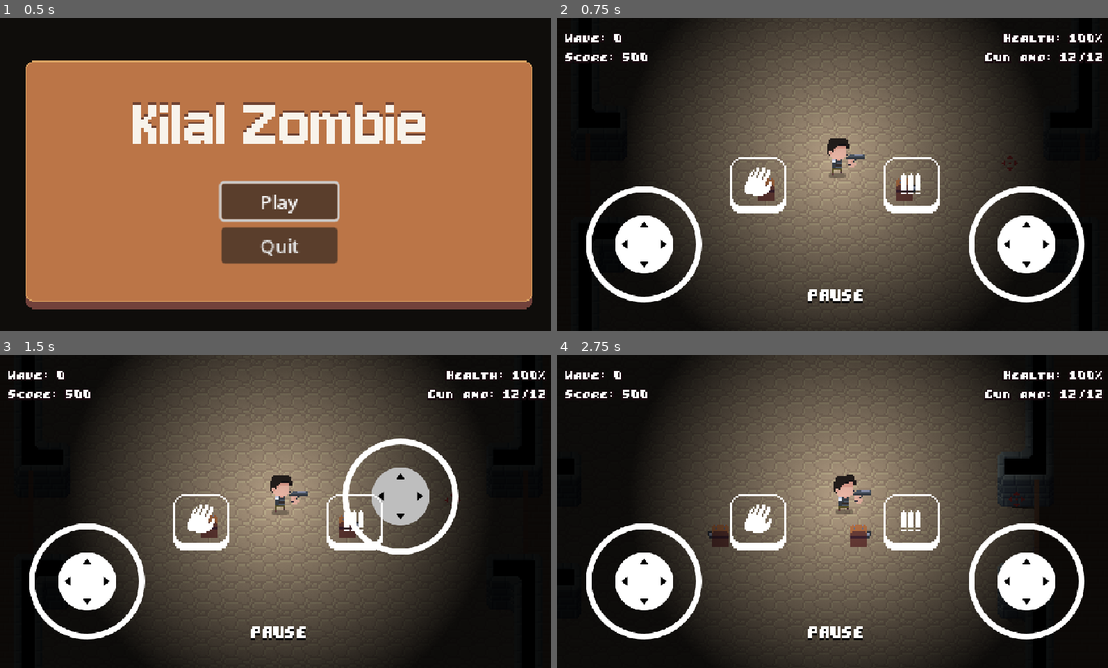
Above: before the commit, frames 1-4 (two rows, left to right).
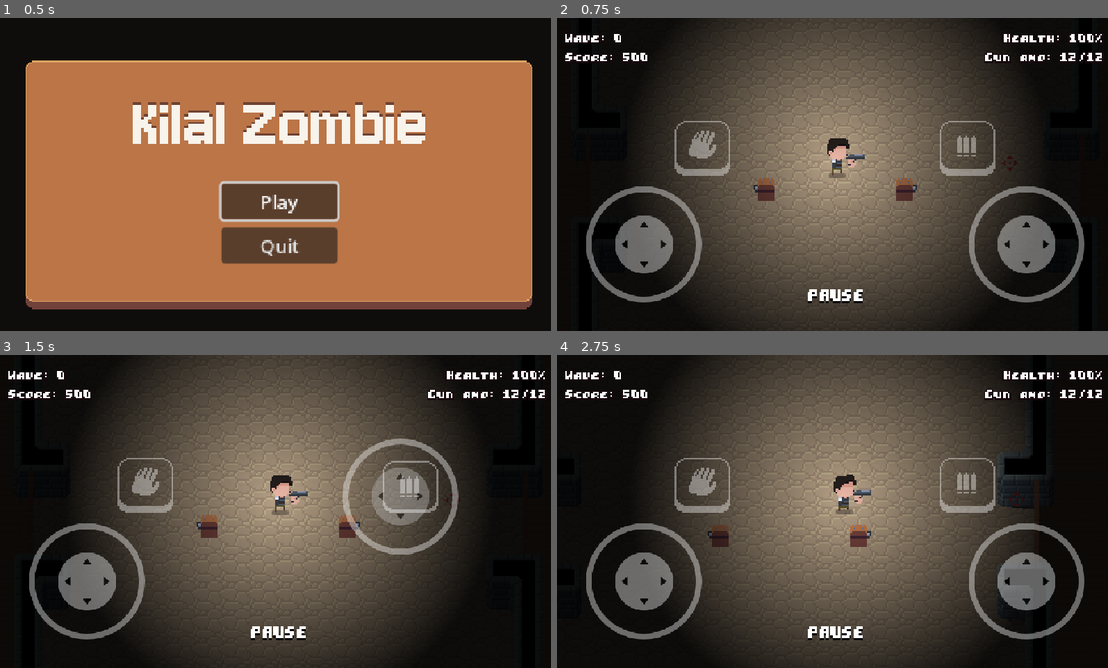
Above: after the commit, the same moments.

Repository: gab1tod/KilalZombie
Game: Godot game, scene res://scenes/levels/MobileMainMenu.tscn
Two runs of this game, one before a commit and one after it. Both use one fixed random seed, a clock stepped at 60 frames per second and the inputs below.
Inputs (mouse positions are in pixels of both pictures, inside the frame that each line leads up to):
- Up to frame 1 (0.5 s): no input
- Up to frame 2 (0.75 s): click "Play" at 0.5 s
- Up to frame 3 (1.5 s): move the mouse to (402, 495) at 1.27 s; hold Right (ui_right) from 1.28 s (still down); click (402, 495) at 1.42 s
- Up to frame 4 (2.75 s): release Right (ui_right) at 2 s; drag from (722, 527) to (832, 505) at 2.02 s

Frame 1 is identical in both runs. In frame 2, 7.8% of the frame differs, in the area x 5-96%, y 32-91%; in frame 3, 7.2%; in frame 4, 7.8%.

Commit message:
change mobile layout

Diff:
--- a/project.godot
+++ b/project.godot
@@ -24,6 +24,7 @@
 window/size/viewport_width=960
 window/size/viewport_height=540
 window/stretch/mode="canvas_items"
+window/stretch/aspect="expand"
 window/canvas_textures/default_texture_filter=0
 window/hdr_2d=false
 window/snap/snap_2d_transforms_to_pixel=true
--- a/scenes/levels/MobileLevel.tscn
+++ b/scenes/levels/MobileLevel.tscn
@@ -396,6 +396,7 @@
 uppercase = true
 
 [node name="Left Joystick" parent="HUD" unique_id=1332584655 instance=ExtResource("22_dmxi2")]
+modulate = Color(1, 1, 1, 0.39215687)
 offset_top = -300.0
 offset_bottom = 0.0
 joystick_mode = 1
@@ -412,12 +413,14 @@
 grow_horizontal = 0
 
 [node name="Interaction Button" type="TouchScreenButton" parent="HUD/Left Joystick/InteractionButtonContainer" unique_id=1959549051]
+position = Vector2(-96, -64)
 scale = Vector2(3, 3)
 texture_normal = SubResource("AtlasTexture_dmxi2")
 texture_pressed = SubResource("AtlasTexture_fguxw")
 action = "p0_interact"
 
 [node name="Right Joystick" parent="HUD" unique_id=1654092461 instance=ExtResource("22_dmxi2")]
+modulate = Color(1, 1, 1, 0.39215687)
 anchors_preset = 3
 anchor_left = 1.0
 anchor_right = 1.0
@@ -437,7 +440,7 @@
 anchors_preset = 0
 
 [node name="Reload Button" type="TouchScreenButton" parent="HUD/Right Joystick/ReloadButtonContainer" unique_id=819110308]
-position = Vector2(-96, 0)
+position = Vector2(0, -64)
 scale = Vector2(3, 3)
 texture_normal = SubResource("AtlasTexture_13t06")
 texture_pressed = SubResource("AtlasTexture_h881d")
Not shown, changed: export_presets.cfg
Not shown, changed: build/Android/Kilal Zombie.apk
